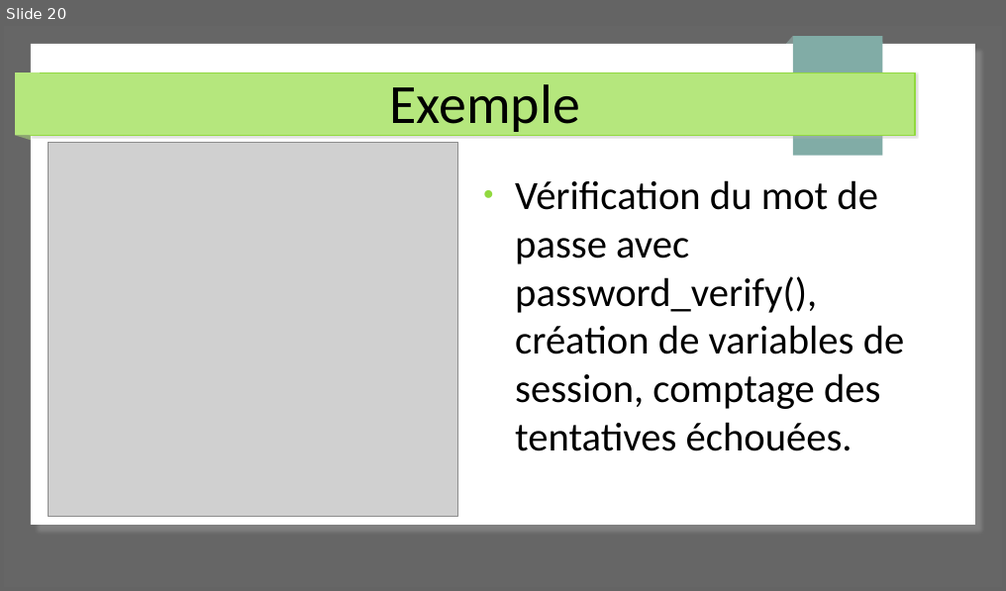
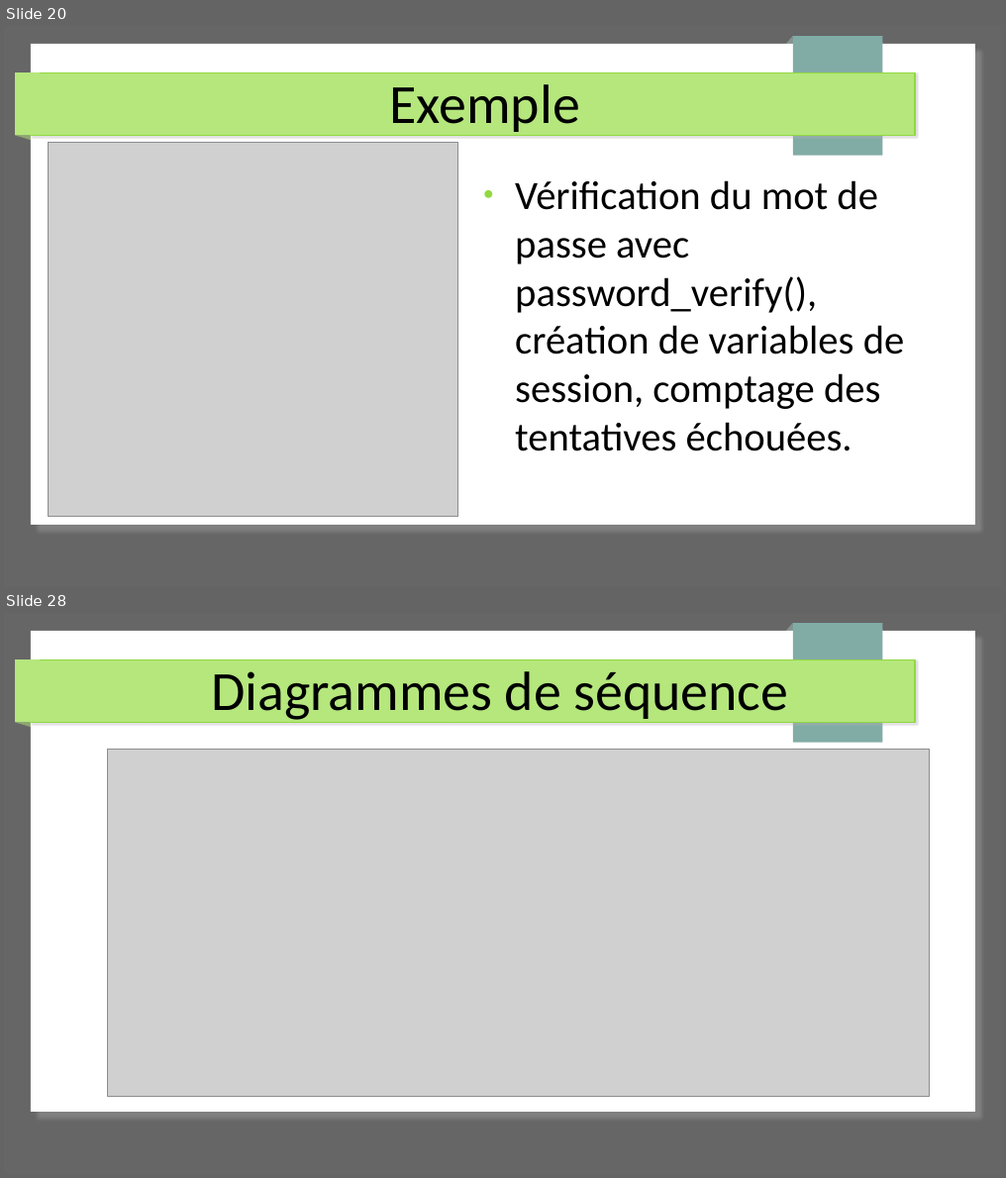
Before and after one commit to Cboukhal/project_exam, a slide deck: Document/projet_exam.odp. Shown one above the other, each under a label of ours: slide 20 before the commit, slides 20 and 28 after it; the slides between them are not shown. The pictures are 1006x591 and 1006x1178 pixels, drawn with LibreOffice and Linux fonts; fonts in the diff are those of the drawing; grey boxes stand for pictures. Boxes give left, top, right and bottom in pixels: in the first picture for what was removed or moved away, otherwise in the second. Text is boxed around its words. In the diff, an @@ line names an element or a change of style, - is before the commit and + after.

```diff
--- a/Document/projet_exam.odp
+++ b/Document/projet_exam.odp
@@ slide 28 added at (4, 613, 1002, 1174), background #666666; not listed: 7 template elements that a slide beside it also shows @@
@@ title added at (211, 671, 789, 724), 44 pt, text #000000 @@
+Diagrammes de séquence
@@ picture added at (108, 749, 930, 1096) @@
```
Also in this commit, not shown: 28 other slides added, 5 other files.
